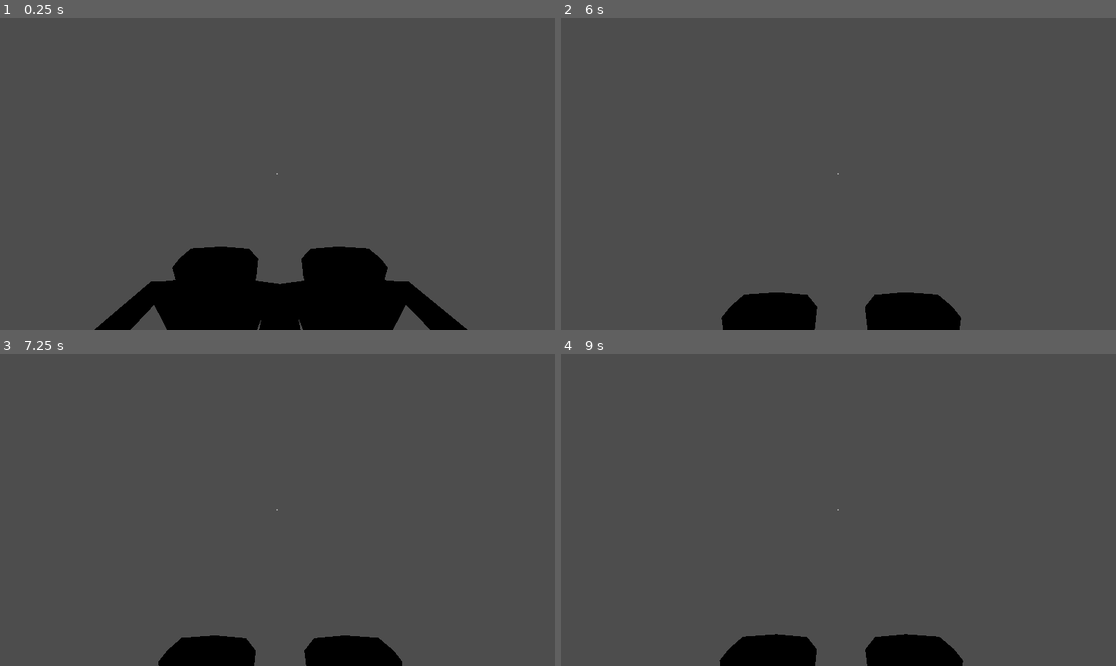
Above: before the commit, frames 1-4 (two rows, left to right).
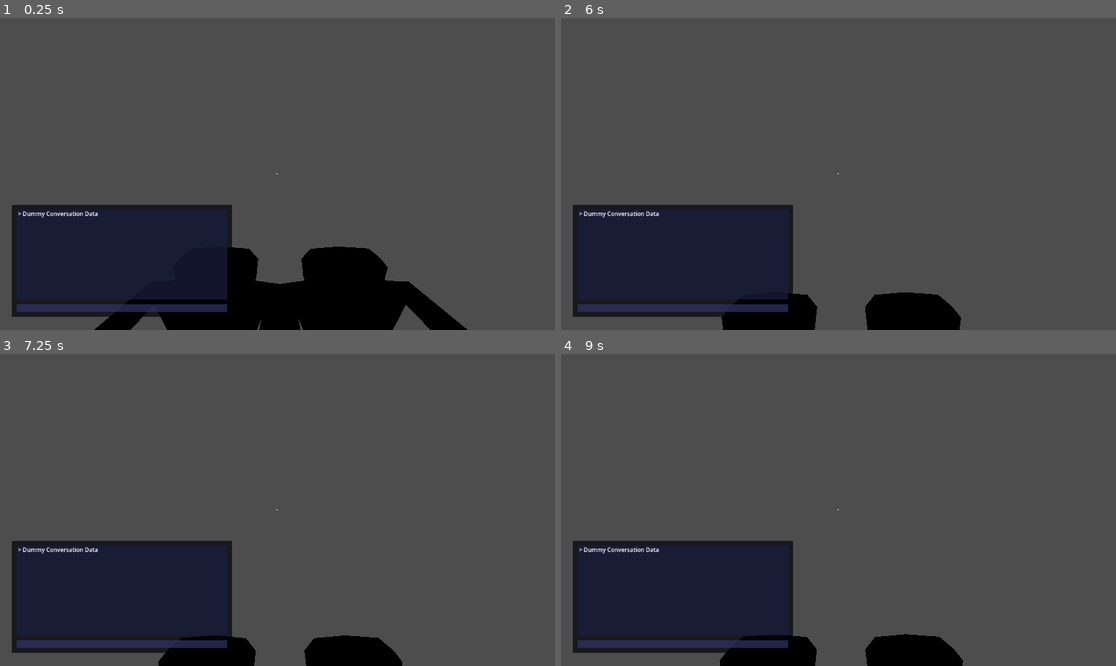
Above: after the commit, the same moments.

Repository: kassarl/mutiny
Game: Godot game, scene res://Player/player.tscn
The game is run twice, just before and just after one commit, with the same random seed, the same clock (stepped at 60 frames per second) and the same inputs. This scene is started directly instead of the project's main scene.
Inputs (mouse positions are in pixels of both pictures, inside the frame that each line leads up to):
- Up to frame 1 (0.25 s): no input
- Up to frame 2 (6 s): tap Enter at 0.5, 2, 3.5 s; move the mouse to (960, 158) at 0.52 s; hold D (right) 0.53-1.28 s; tap E (interact) at 0.6, 1.55, 2.85, 4.55, 5.85 s; tap Space (jump) at 0.77, 1.25, 1.52, 2.75, 3.02, 3.77, 4.52, 5.75 s; tap R (jail) at 0.8, 1.35, 2.3, 3.6 s; move the mouse to (727, 189) at 1.27 s; hold S (back) 1.28-2.03 s; move the mouse to (894, 105) at 2.02 s; hold D (right) 2.03-2.78 s; hold Ctrl (crouch) 2.03-2.78 s; move the mouse to (810, 236) at 2.77 s; hold W (forward) 2.78-3.53 s; move the mouse to (1005, 220) at 3.52 s; hold A (left) 3.53-5 s; tap Escape (ui_cancel) at 4.15 s; move the mouse to (672, 127) at 4.27 s; tap Shift (sprint) at 4.35 s; click "Resume" at 5 s; move the mouse to (844, 174) at 5.77 s; hold W (forward) from 5.78 s (still down)
- Up to frame 3 (7.25 s): tap R (jail) at 6.05, 6.6 s; move the mouse to (255, 503) at 6.52 s; release W (forward) at 6.53 s; hold D (right) from 6.53 s (still down); tap Space (jump) at 6.77 s; tap E (interact) at 6.8 s
- Up to frame 4 (9 s): move the mouse to (866, 510) at 7.27 s; release D (right) at 7.28 s; hold Ctrl (crouch) 7.28-8.03 s; hold W (forward) from 7.28 s (still down); tap Space (jump) at 7.52, 8.27 s; tap R (jail) at 7.55, 8.85 s; move the mouse to (810, 510) at 8.02 s; tap E (interact) at 8.1 s; move the mouse to (849, 503) at 8.77 s

The runs differ from the first frame. In frame 1, 13% of the frame differs, in the area x 2-42%, y 59-96%; in frame 2, 14%; in frame 3, 14%; in frame 4, 14%.
Error before the commit: Invalid access to property or key 'captain_set' on a base object of type 'null instance'. (res://Player/player.gd:96)
Error after the commit: Invalid access to property or key 'captain_set' on a base object of type 'null instance'. (res://Player/player.gd:99)

Commit message:
I have no clue tbh

Diff:
--- /dev/null
+++ b/Chat/chat_hud.tscn
@@ -0,0 +1,95 @@
+[gd_scene load_steps=8 format=3 uid="uid://bu3fhlbluudjq"]
+
+[ext_resource type="Script" path="res://Chat/chat_manager.gd" id="1_jb2ap"]
+
+[sub_resource type="StyleBoxFlat" id="StyleBoxFlat_0rdeo"]
+bg_color = Color(0.00960619, 0.0115516, 0.0457024, 0.705882)
+
+[sub_resource type="StyleBoxFlat" id="StyleBoxFlat_pprk4"]
+bg_color = Color(0.101961, 0.113725, 0.243137, 0.705882)
+
+[sub_resource type="StyleBoxFlat" id="StyleBoxFlat_1j6yy"]
+bg_color = Color(0.184314, 0.203922, 0.4, 0.705882)
+
+[sub_resource type="StyleBoxEmpty" id="StyleBoxEmpty_tkoxc"]
+
+[sub_resource type="StyleBoxEmpty" id="StyleBoxEmpty_6t12k"]
+
+[sub_resource type="StyleBoxEmpty" id="StyleBoxEmpty_4msdl"]
+
+[node name="ChatHUD" type="Control"]
+layout_mode = 3
+anchors_preset = 15
+anchor_right = 1.0
+anchor_bottom = 1.0
+grow_horizontal = 2
+grow_vertical = 2
+size_flags_horizontal = 3
+size_flags_vertical = 3
+mouse_filter = 2
+script = ExtResource("1_jb2ap")
+
+[node name="Background" type="PanelContainer" parent="."]
+layout_mode = 1
+anchors_preset = 15
+anchor_right = 1.0
+anchor_bottom = 1.0
+offset_left = 24.0
+offset_top = 388.0
+offset_right = -670.0
+offset_bottom = -27.0
+grow_horizontal = 2
+grow_vertical = 2
+theme_override_styles/panel = SubResource("StyleBoxFlat_0rdeo")
+
+[node name="MarginContainer" type="MarginContainer" parent="Background"]
+layout_mode = 2
+theme_override_constants/margin_left = 10
+theme_override_constants/margin_top = 10
+theme_override_constants/margin_right = 10
+theme_override_constants/margin_bottom = 10
+
+[node name="Rows" type="VBoxContainer" parent="Background/MarginContainer"]
+layout_mode = 2
+theme_override_constants/separation = 10
+
+[node name="GameInfo" type="PanelContainer" parent="Background/MarginContainer/Rows"]
+layout_mode = 2
+size_flags_vertical = 3
+theme_override_styles/panel = SubResource("StyleBoxFlat_pprk4")
+
+[node name="HistoryRows" type="VBoxContainer" parent="Background/MarginContainer/Rows/GameInfo"]
+layout_mode = 2
+
+[node name="InputResponse" type="VBoxContainer" parent="Background/MarginContainer/Rows/GameInfo/HistoryRows"]
+layout_mode = 2
+
+[node name="Input" type="Label" parent="Background/MarginContainer/Rows/GameInfo/HistoryRows/InputResponse"]
+layout_mode = 2
+theme_override_font_sizes/font_size = 12
+text = " > Dummy Conversation Data"
+
+[node name="InputArea" type="PanelContainer" parent="Background/MarginContainer/Rows"]
+z_index = 1
+custom_minimum_size = Vector2(0, 10)
+layout_mode = 2
+theme_override_styles/panel = SubResource("StyleBoxFlat_1j6yy")
+
+[node name="HBoxContainer" type="HBoxContainer" parent="Background/MarginContainer/Rows/InputArea"]
+layout_mode = 2
+
+[node name="Caret" type="Label" parent="Background/MarginContainer/Rows/InputArea/HBoxContainer"]
+layout_mode = 2
+text = " >  "
+
+[node name="LineEdit" type="LineEdit" parent="Background/MarginContainer/Rows/InputArea/HBoxContainer"]
+layout_mode = 2
+size_flags_horizontal = 3
+theme_override_font_sizes/font_size = 12
+theme_override_styles/focus = SubResource("StyleBoxEmpty_tkoxc")
+theme_override_styles/read_only = SubResource("StyleBoxEmpty_6t12k")
+theme_override_styles/normal = SubResource("StyleBoxEmpty_4msdl")
+max_length = 60
+caret_blink = true
+
+[connection signal="text_submitted" from="Background/MarginContainer/Rows/InputArea/HBoxContainer/LineEdit" to="." method="_on_line_edit_text_submitted"]
--- /dev/null
+++ b/Chat/chat_manager.gd
@@ -0,0 +1,57 @@
+extends Control
+
+@onready var player: Player = $"../"
+@onready var input_area: PanelContainer = $Background/MarginContainer/Rows/InputArea
+@onready var line_edit: LineEdit = $Background/MarginContainer/Rows/InputArea/HBoxContainer/LineEdit
+@onready var caret: Label = $Background/MarginContainer/Rows/InputArea/HBoxContainer/Caret
+
+var in_chat = false
+var placeholder_text = "What do you want to say?"
+
+
+# Called when the node enters the scene tree for the first time.
+func _ready() -> void:
+	set_chat_state(false)
+	# Connect to necessary signals
+	line_edit.text_submitted.connect(_on_line_edit_text_submitted)
+	# Prevent line_edit from handling input when not in chat
+	line_edit.mouse_filter = Control.MOUSE_FILTER_IGNORE
+
+func set_chat_state(enabled: bool) -> void:
+	in_chat = enabled
+	caret.visible = enabled
+	line_edit.placeholder_text = placeholder_text if enabled else ""
+	line_edit.editable = enabled
+	line_edit.clear()
+
+	if enabled:
+		line_edit.grab_focus()
+	else:
+		line_edit.release_focus()
+
+func call_chat(peer_id, path):
+	rpc_id(peer_id, "start_player_chat", path)
+
+#func toggleHUD():
+	#print("Is CAPTAIN? ", player.is_captain)
+	#
+	#in_chat = !in_chat
+	#
+	#caret.visible = !caret.visible
+	#
+	#line_edit.placeholder_text = placeholder_text
+	#
+	#line_edit.grab_focus()
+	#
+	## Clearing line
+	#line_edit.clear()
+
+
+func _on_line_edit_text_submitted(new_text: String) -> void:
+	if new_text.strip_edges() != "":
+		print("USER ENTERED ", new_text)
+		# Handle the chat message here
+
+	# Return to State 1 instead of State 0
+	line_edit.clear()
+	line_edit.grab_focus()
--- a/Environment/Level.tscn
+++ b/Environment/Level.tscn
@@ -79,16 +79,31 @@
 
 [node name="HUD" type="Control" parent="CanvasLayer"]
 layout_mode = 3
-anchors_preset = 5
+anchors_preset = 15
+anchor_right = 1.0
+anchor_bottom = 1.0
+grow_horizontal = 2
+grow_vertical = 2
+size_flags_horizontal = 6
+size_flags_vertical = 6
+mouse_filter = 2
+
+[node name="MutinyLabel" type="Label" parent="CanvasLayer/HUD"]
+layout_mode = 1
+anchors_preset = 8
 anchor_left = 0.5
+anchor_top = 0.5
 anchor_right = 0.5
-offset_left = -20.0
-offset_top = 32.0
-offset_right = 20.0
-offset_bottom = 72.0
+anchor_bottom = 0.5
+offset_left = 233.0
+offset_top = 251.0
+offset_right = 478.0
+offset_bottom = 294.0
 grow_horizontal = 2
-size_flags_horizontal = 4
-size_flags_vertical = 4
+grow_vertical = 2
+theme_override_font_sizes/font_size = 24
+text = "MUTINY INDEX"
+vertical_alignment = 1
 
 [node name="TimerLabel" type="Label" parent="CanvasLayer/HUD"]
 layout_mode = 1
@@ -97,32 +112,15 @@
 anchor_top = 0.5
 anchor_right = 0.5
 anchor_bottom = 0.5
-offset_left = -95.5
-offset_top = -10.0
-offset_right = 95.5
-offset_bottom = 78.0
+offset_left = -98.0
+offset_top = -292.0
+offset_right = 93.0
+offset_bottom = -204.0
 grow_horizontal = 2
 grow_vertical = 2
 theme_override_font_sizes/font_size = 64
 text = "TIMER"
 horizontal_alignment = 1
-vertical_alignment = 1
-
-[node name="MutinyLabel" type="Label" parent="CanvasLayer/HUD"]
-layout_mode = 1
-anchors_preset = 8
-anchor_left = 0.5
-anchor_top = 0.5
-anchor_right = 0.5
-anchor_bottom = 0.5
-offset_left = 319.0
-offset_top = 540.0
-offset_right = 564.0
-offset_bottom = 583.0
-grow_horizontal = 2
-grow_vertical = 2
-theme_override_font_sizes/font_size = 24
-text = "MUTINY INDEX"
 vertical_alignment = 1
 
 [node name="Timer" type="Timer" parent="CanvasLayer/HUD"]
--- a/Environment/pause_menu.gd
+++ b/Environment/pause_menu.gd
@@ -1,6 +1,12 @@
 extends CanvasLayer
 
+
+@onready var player = $"../"
+@onready var chat_hud = player.chat_hud
+@onready var interact_ray: RayCast3D = $"../HeadOG/Head/CameraSmooth/Camera3D/RayCast3D"
+
 var game_paused: bool = false
+
 
 # Called when the node enters the scene tree for the first time
 func _ready():
@@ -13,13 +19,27 @@
 
 # This method is called every frame to check for input
 func _unhandled_input(event: InputEvent) -> void:
-	# Check if Escape key is pressed
 	if Input.is_action_just_pressed("ui_cancel"):
+		print("Pressed ESC")
+
+	# Check if Escape key is pressed when not in chat window
+	if Input.is_action_just_pressed("ui_cancel") and !chat_hud.in_chat:
 		print("escape clicked game state:", game_paused)
 		if game_paused:
 			unpause_game()
 		else:
 			pause_game()
+
+	# Check if Escape key is pressed when not in chat window
+	if Input.is_action_just_pressed("ui_cancel") and chat_hud.in_chat:
+		print("LEAVING CHAT")
+		# Need to call interact again on interactable
+		#print(interact_ray.interactable)
+		if interact_ray.interactable.can_interact():
+			interact_ray.interactable.interact()
+
+		chat_hud.set_chat_state(false)
+
 
 # Pauses the game and shows the pause menu
 func pause_game() -> void:
--- a/NPC/npc.gd
+++ b/NPC/npc.gd
@@ -157,7 +157,7 @@
 
 	if not paused:
 		pause_movement()
-		prompt = "Press E to leave this conversation"
+		prompt = "Press ESC to leave this conversation"
 		print("Talked to NPC")
 		openai_client.send_message("Hi are you an npc?")
 	else:
--- a/Player/interact_ray.gd
+++ b/Player/interact_ray.gd
@@ -4,6 +4,7 @@
 @onready var prompt = $Prompt
 @onready var player = $"../../../../.."
 @onready var camera: Camera3D = %"Camera3D"
+@onready var chat_manager: Control = $"../../../../../ChatHUD"
 #endregion
 
 #region State Variables
@@ -76,10 +77,32 @@
 	if not player.is_multiplayer_authority():
 		return
 
-	if not can_interact():
+	# We cannot interact with item OR we are in chat
+	if not can_interact() or player.chat_hud.in_chat:
 		return
 
+	if interactable.is_in_group("imposter"):
+		chat_with_player()
+	elif interactable.is_in_group("npc"):
+		chat_with_npc()
+	else:
+		interactable.interact()
+
+func chat_with_player():
+	var peer_id = int(str(interactable.name))
+
+	# Call the chat initialization on both players
+	interactable.start_player_chat.rpc_id(peer_id, player.get_path())
+	player.start_player_chat(interactable.get_path())
+
+func chat_with_npc():
+	var npc_id = int(str(interactable.name))
+
+	# Call the chat initialization on both players
+	#interactable.start_player_chat.rpc_id(peer_id, player.get_path())
 	interactable.interact()
+	player.start_npc_chat(interactable.get_path())
+
 
 func can_interact() -> bool:
 	if not interactable or not interactable.has_method("interact"):
@@ -97,7 +120,7 @@
 	if not player.is_multiplayer_authority():
 		return
 
-	if not can_interact() or not interactable.is_in_group("npc"):
+	if not can_interact() or not interactable.is_in_group("npc") or player.chat_hud.in_chat:
 		return
 
 	print(interactable)
--- a/Player/player.gd
+++ b/Player/player.gd
@@ -44,6 +44,8 @@
 var is_my_cam := false
 @export var is_captain = false
 var is_initialized = false
+var is_chatting = false
+var is_chat_turn
 
 # Interaction State
 var prompt = ""
@@ -57,6 +59,7 @@
 @onready var captain_hat: MeshInstance3D = $Collider/WorldModel/CaptainHat
 @onready var text_mesh: Label3D = $Collider/WorldModel/TextMesh
 @onready var jail_area: Area3D = $"../Ship/Jail/Area3D"
+@onready var chat_hud: Control = $ChatHUD
 
 # Preload the Pause Menu scene
 var pause_menu_instance: CanvasLayer
@@ -88,37 +91,40 @@
 func _initialize_player() -> void:
 	position = INITIAL_SPAWN_POSITION
 
-	print("ARE WE SERVER")
-	print(multiplayer.is_server())
-	print("ARE WE CAPTAIN?")
-	print(is_captain)
+	#print("ARE WE SERVER")
+	#print(multiplayer.is_server())
+	#print("ARE WE CAPTAIN?")
+	#print(is_captain)
 
 	if multiplayer.is_server() and !game_manager.captain_set:
-		print("WE ARE SERVER AND NOT CAPTAIN YET")
+		#print("WE ARE SERVER AND NOT CAPTAIN YET")
 		is_captain = true
 		game_manager.captain_set = true
 		add_to_group("captain")
 		captain_hat.visible = true
 		text_mesh.text = "CAPTAIN"
 	else:
-		print("WE ARE NOT SERVER OR THE CAPTAIN HAS ALREADY BEEN DEFINED")
+		#print("WE ARE NOT SERVER OR THE CAPTAIN HAS ALREADY BEEN DEFINED")
 		if is_captain:
-			print("WE ARE CAPTAIN THOUGH REMOTELY")
+			#print("WE ARE CAPTAIN THOUGH REMOTELY")
 			add_to_group("captain")
+			is_chat_turn = true
 			captain_hat.visible = true
 			text_mesh.text = "CAPTAIN"
 			text_mesh.modulate = Color.RED  # Changes the main text color
 
 
 		else:
-			print("WE ARE NOT CAPTAIN THOUGH")
+			#print("WE ARE NOT CAPTAIN THOUGH")
 			is_captain = false
+			is_chat_turn = false
 			add_to_group("interactable")
 			add_to_group("npc")
+			add_to_group("imposter")
 			prompt = "Press E to start conversation\nPress R to jail this NPC"
 
-	print("IS CAPTAIN?")
-	print(is_captain)
+	#print("IS CAPTAIN?")
+	#print(is_captain)
 
 	if not is_multiplayer_authority():
 		return
@@ -149,7 +155,7 @@
 
 #region Physics Processing
 func _physics_process(delta: float) -> void:
-	if not is_multiplayer_authority():
+	if not is_multiplayer_authority() or chat_hud.in_chat:
 		return
 	if is_on_floor():
 		_last_frame_was_on_floor = Engine.get_physics_frames()
@@ -323,9 +329,41 @@
 func jail_npc(NPCpath):
 	position = get_random_pt_in_jail(jail_area)
 
-func interact():
+@rpc("any_peer")
+func start_npc_chat(chat_path: NodePath):
+	if not chat_hud.in_chat:
+		# Prevent the 'E' key from being captured in the line_edit
+		await get_tree().process_frame
+		chat_hud.set_chat_state(true)
+
+@rpc("any_peer")
+func start_player_chat(other_player_path: NodePath):
+	print(name)
+	if is_captain:
+		print("Captain is talking to ", other_player_path)
+	else:
+		print("Imposter is talking to ", other_player_path)
+		prompt = "Press ESC to leave conversation"
+
+	print("Toggling HUD")
+	chat_hud.toggleHUD()
+
+	if not is_multiplayer_authority():
+		return
+
+	var other_player = get_node(other_player_path)
+	#print("Other"other_player)
+
+@rpc("any_peer")
+func interact(path):
+	#print("PATH")
+	#print(path)
+	#if multiplayer.is_server():
+		#print("IS SERVER")
+	#else:
+		#print("IS CLIENT")
 	print("Interacted with player")
-#endregion
+
 
 #region Helper Function
 func get_random_pt_in_jail(area: Area3D) -> Vector3:
--- a/Player/player.tscn
+++ b/Player/player.tscn
@@ -1,8 +1,9 @@
-[gd_scene load_steps=8 format=3 uid="uid://dniq2da7asr4y"]
+[gd_scene load_steps=9 format=3 uid="uid://dniq2da7asr4y"]
 
 [ext_resource type="Script" path="res://Player/player.gd" id="1_e78o1"]
 [ext_resource type="PackedScene" uid="uid://b0y0b4nn4rcqy" path="res://models/disguise-glasses.glb" id="1_rouv8"]
 [ext_resource type="Script" path="res://Player/interact_ray.gd" id="2_pn5ej"]
+[ext_resource type="PackedScene" uid="uid://bu3fhlbluudjq" path="res://Chat/chat_hud.tscn" id="4_esnux"]
 
 [sub_resource type="SceneReplicationConfig" id="SceneReplicationConfig_5dnon"]
 properties/0/path = NodePath(".:position")
@@ -62,6 +63,8 @@
 mesh = SubResource("CylinderMesh_cdiyi")
 skeleton = NodePath("../../..")
 
+[node name="ChatHUD" parent="." instance=ExtResource("4_esnux")]
+
 [node name="HeadOG" type="Node3D" parent="."]
 transform = Transform3D(1, 0, 0, 0, 1, 0, 0, 0, 1, 0, 1.8, 0)
 
